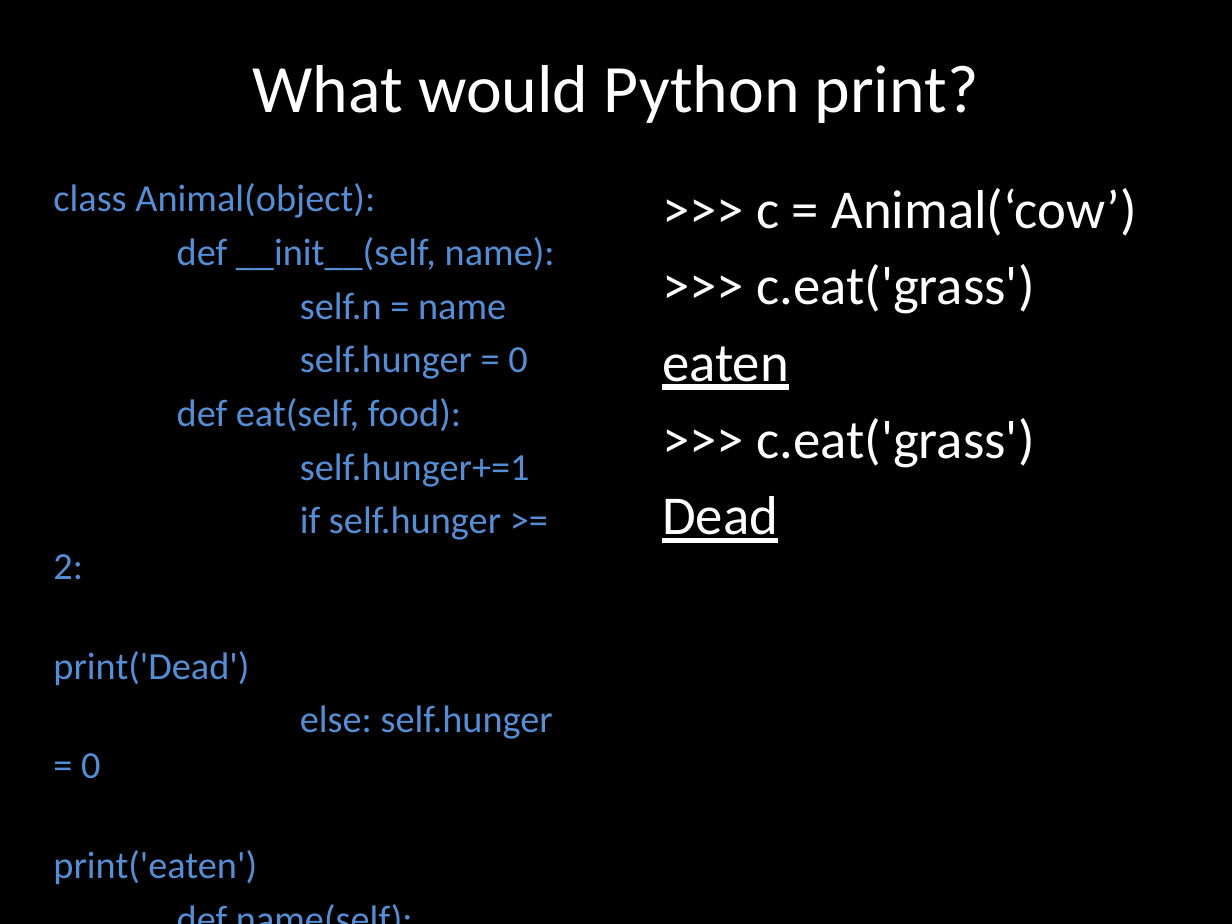
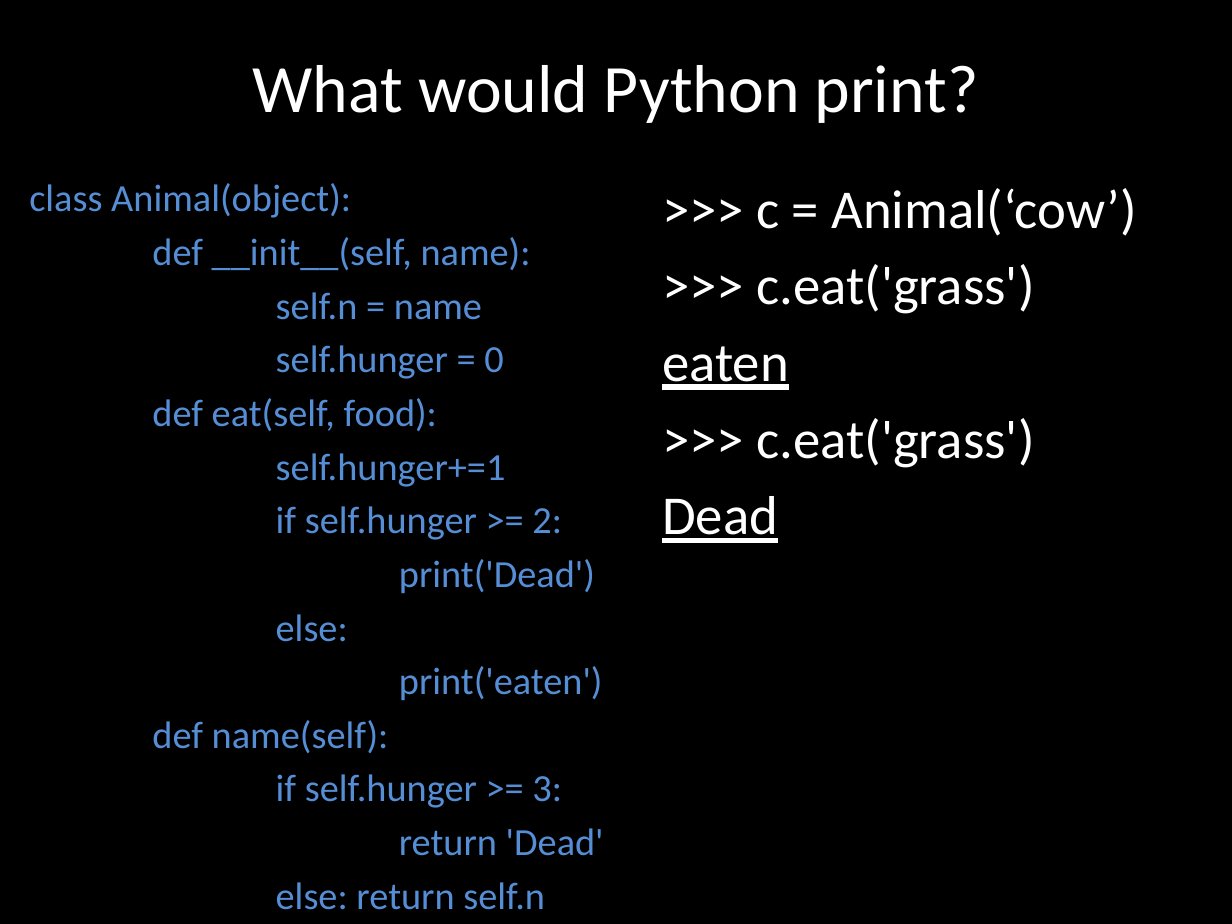
Before and after one commit to tbehailu/wat-camp-2014, a slide deck: slide 10 of Day4/Day4sol.pptx. Drawn at 1232x924 pixels with LibreOffice and Linux fonts; fonts in the diff are those of the drawing. Boxes give left, top, right and bottom in pixels: in the first picture for what was removed or moved away, otherwise in the second. Text is boxed around its words. In the diff, an @@ line names an element or a change of style, - is before the commit and + after.

```diff
--- a/Day4/Day4sol.pptx
+++ b/Day4/Day4sol.pptx
@@ text "class Animal(object):": place and size @@
-text "class Animal(object):" at box(53, 183, 555, 739)
+text "class Animal(object):" at box(29, 183, 604, 910)
@@ text at box(276, 614, 348, 642): text changed @@
-else: self.hunger = 0
+else:
```
Also in this commit, not shown: 6 other files.
